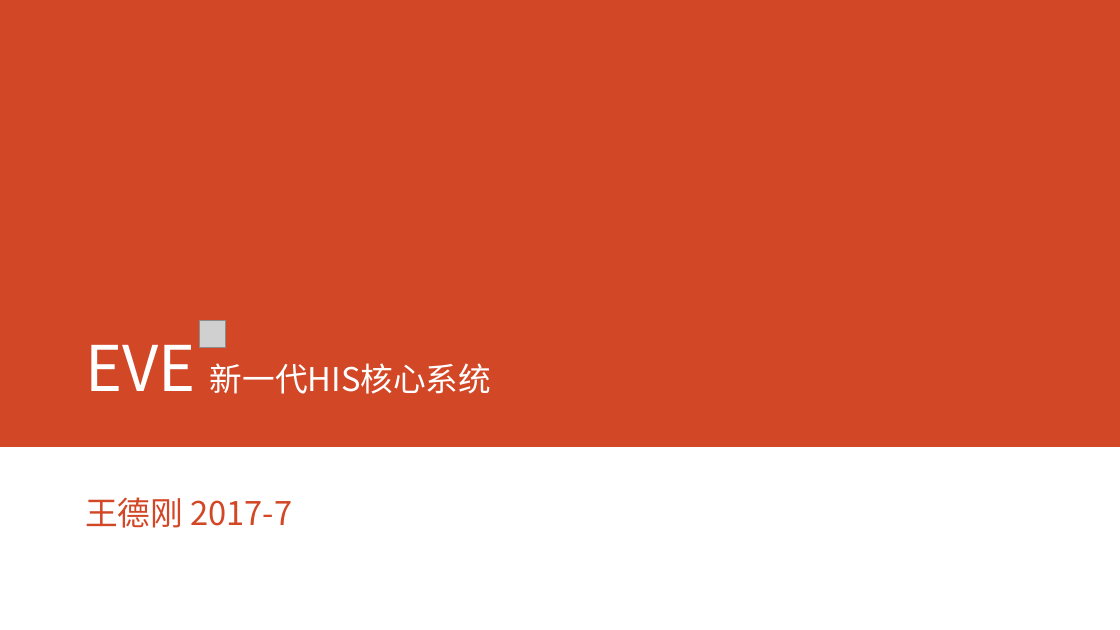
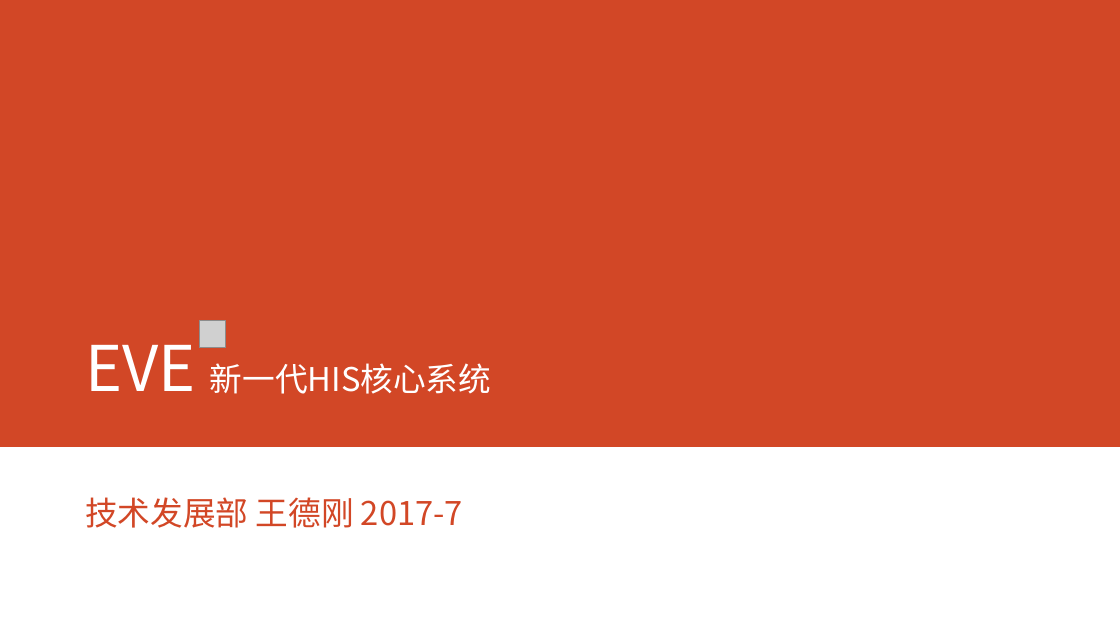
Before and after one commit to AppSecAI-TEST/hospital, a slide deck: slide 1 of doc/EVE新一代HIS核心系统.pptx. Drawn at 1120x630 pixels with LibreOffice and Linux fonts; fonts in the diff are those of the drawing; grey boxes stand for pictures. Boxes give left, top, right and bottom in pixels: in the first picture for what was removed or moved away, otherwise in the second. Text is boxed around its words. In the diff, an @@ line names an element or a change of style, - is before the commit and + after.

```diff
--- a/doc/EVE新一代HIS核心系统.pptx
+++ b/doc/EVE新一代HIS核心系统.pptx
@@ subtitle at (85,497,463,528): text changed @@
-王德刚 2017-7
+技术发展部 王德刚 2017-7
```
Also in this commit, not shown: 1 other slide changed.
